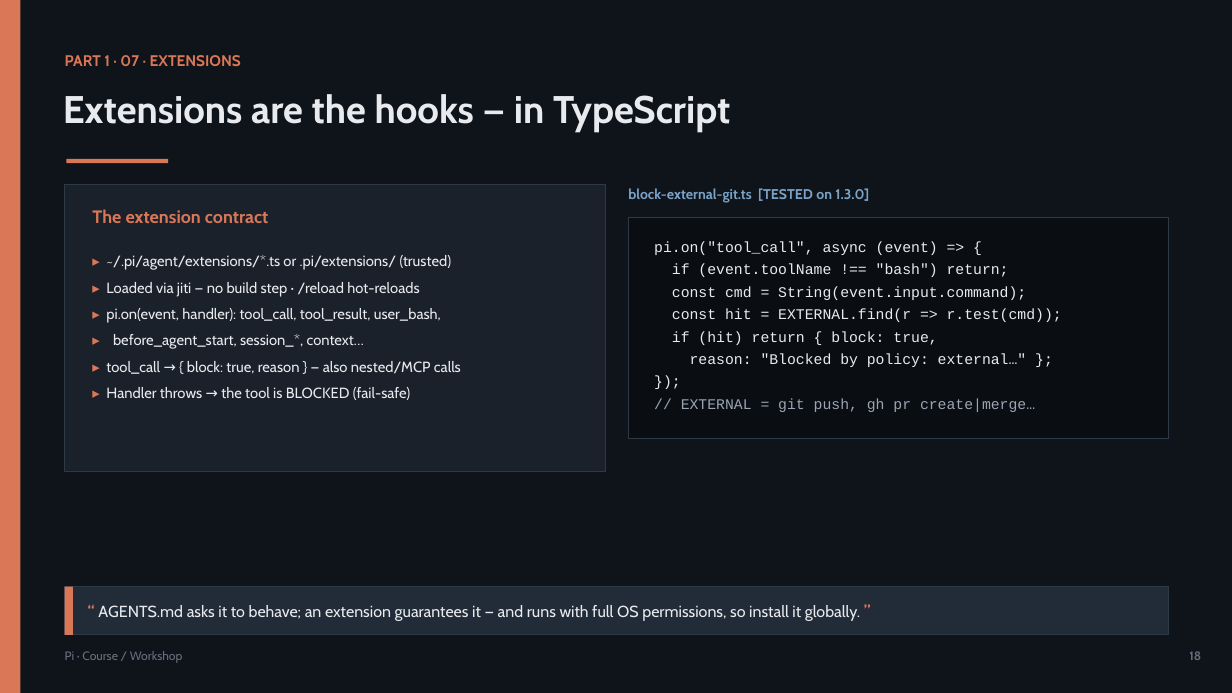
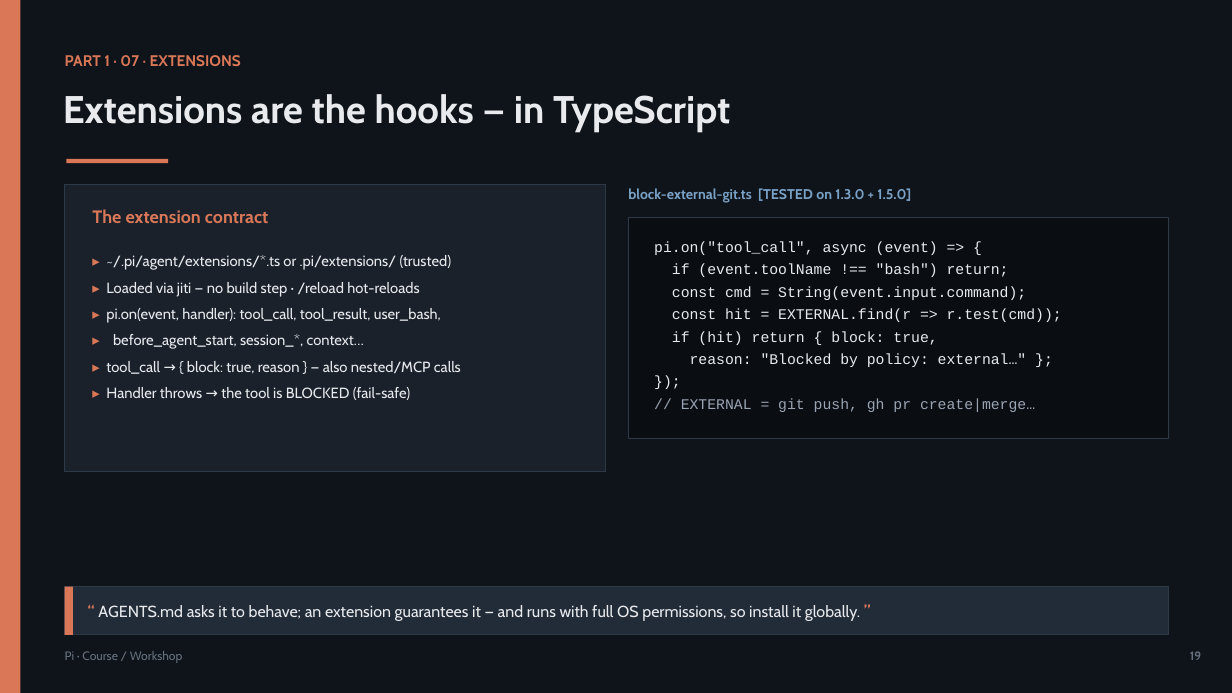
Before and after one commit to olonok69/pi_code_ml_engineer, a slide deck: slide 19 of presentation/Pi_Presentation.pptx (slide 18 before the commit). Drawn at 1232x693 pixels with LibreOffice and Linux fonts; fonts in the diff are those of the drawing. Boxes give left, top, right and bottom in pixels: in the first picture for what was removed or moved away, otherwise in the second. Text is boxed around its words. In the diff, an @@ line names an element or a change of style, - is before the commit and + after.

```diff
--- a/presentation/Pi_Presentation.pptx
+++ b/presentation/Pi_Presentation.pptx
@@ text at [628,188,911,203]: text changed @@
-block-external-git.ts [TESTED on 1.3.0]
+block-external-git.ts [TESTED on 1.3.0 + 1.5.0]
@@ text at [1190,651,1201,660]: text changed @@
-18
+19
```
Also in this commit, not shown: 34 other slides changed, 1 slide added, 18 other files.
